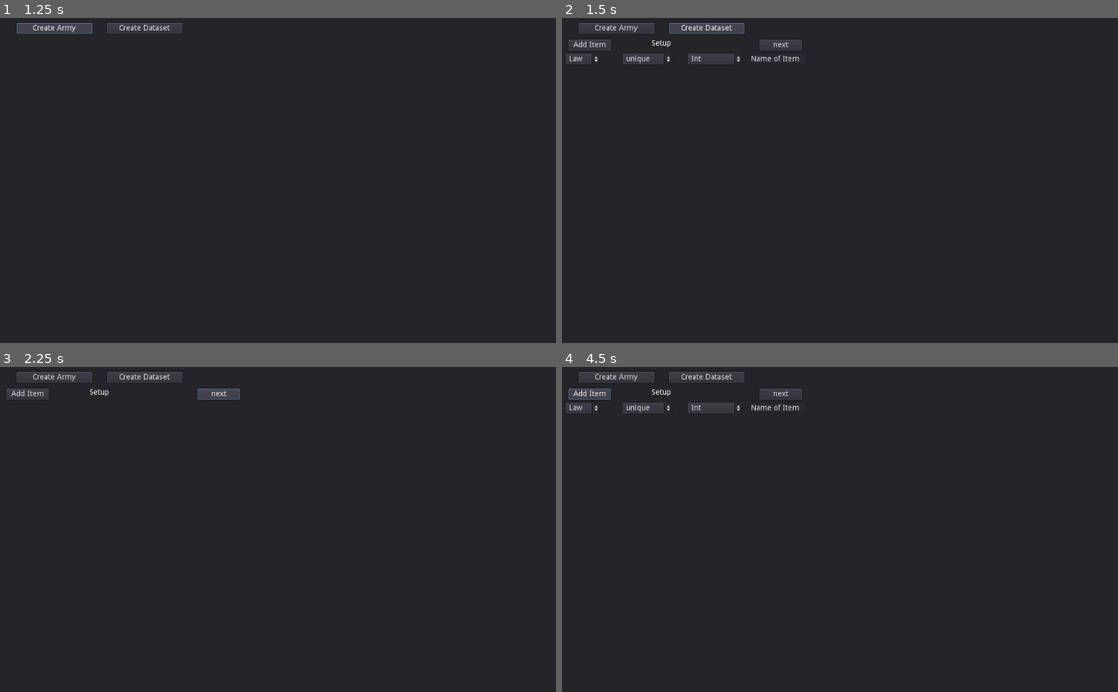
Above: before the commit, frames 1-4 (two rows, left to right).
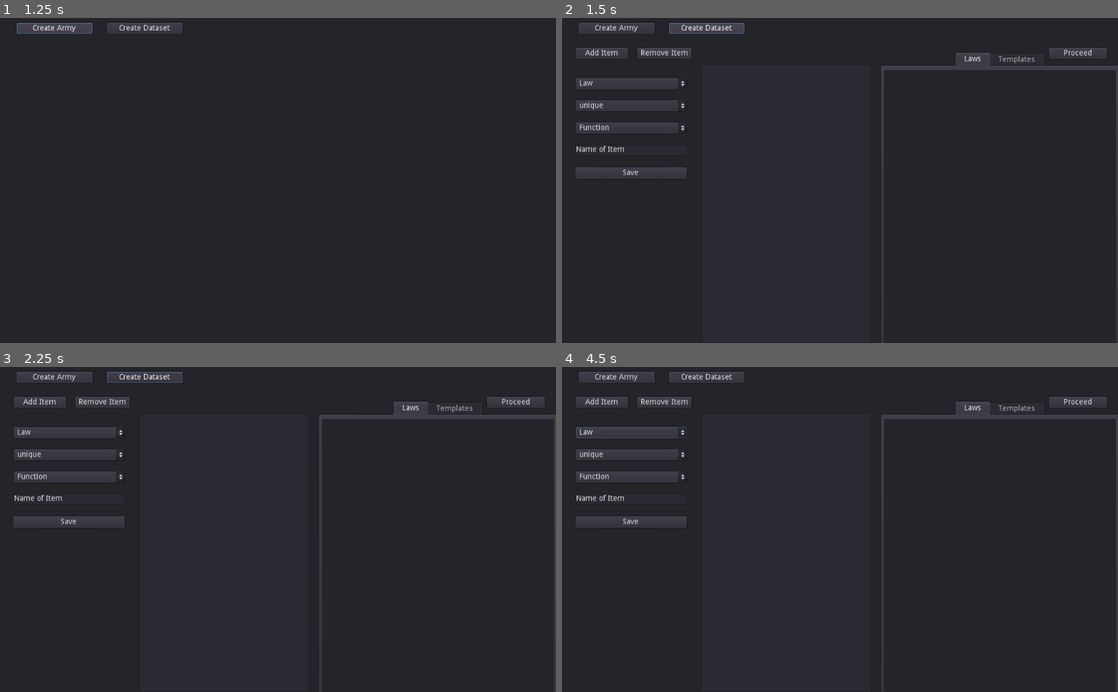
Above: after the commit, the same moments.

Repository: HelplessEskimo/ArmyEditor
Game: Godot game, scene res://mainScene.tscn
The game is run twice, just before and just after one commit, with the same random seed, the same clock (stepped at 60 frames per second) and the same inputs. This scene is started directly instead of the project's main scene.
Inputs (mouse positions are in pixels of both pictures, inside the frame that each line leads up to):
- Up to frame 1 (1.25 s): click "Create Army" at 0.5 s
- Up to frame 2 (1.5 s): click "Create Dataset" at 1.25 s
- Up to frame 3 (2.25 s): click (216, 393) at 2 s, where only the run before the commit has a clickable "next"
- Up to frame 4 (4.5 s): click (778, 393) at 2.75 s, where only the run before the commit has a clickable "next"; click (628, 432) at 3.5 s, where only the run after the commit has a clickable "Law"; click "Add Item" at 4.25 s

Frame 1 is identical in both runs. In frame 2, 4.4% of the frame differs, in the area x 0-100%, y 6-81%; in frame 3, 4.1%; in frame 4, 4.5%.
Error after the commit: Unable to iterate on object of type 'Nil'. (res://createDataset.gd:26)

Commit message:
changed aspect ratio and dataset scene

Diff:
--- a/ArmyEditor/createDataset.tscn
+++ b/ArmyEditor/createDataset.tscn
@@ -73,8 +73,11 @@
 [node name="Tree" type="Tree" parent="ContentWindow"]
 anchor_left = 0.25
 anchor_top = 0.08
-anchor_right = 0.85
+anchor_right = 0.557
 anchor_bottom = 1.0
+margin_top = -0.0160027
+margin_right = -0.368042
+margin_bottom = -0.200012
 
 [node name="AddItem" type="Button" parent="ContentWindow"]
 anchor_left = 0.025
@@ -109,6 +112,29 @@
 margin_bottom = 0.188
 text = "Proceed"
 
+[node name="TabContainer" type="TabContainer" parent="ContentWindow"]
+margin_left = 589.0
+margin_top = 24.0
+margin_right = 1024.0
+margin_bottom = 600.0
+
+[node name="Laws" type="Panel" parent="ContentWindow/TabContainer"]
+anchor_right = 1.0
+anchor_bottom = 1.0
+margin_left = 4.0
+margin_top = 32.0
+margin_right = -4.0
+margin_bottom = -4.0
+
+[node name="Templates" type="Panel" parent="ContentWindow/TabContainer"]
+visible = false
+anchor_right = 1.0
+anchor_bottom = 1.0
+margin_left = 4.0
+margin_top = 32.0
+margin_right = -4.0
+margin_bottom = -4.0
+
 [connection signal="pressed" from="ContentWindow/Panel/Save" to="." method="_on_Save_pressed"]
 [connection signal="item_selected" from="ContentWindow/Tree" to="." method="_on_Tree_item_selected"]
 [connection signal="pressed" from="ContentWindow/AddItem" to="." method="_on_AddItem_pressed"]
--- a/ArmyEditor/mainScene.gd
+++ b/ArmyEditor/mainScene.gd
@@ -1,6 +1,6 @@
 extends Control
 
-onready var dataCreator = preload("res://Control.tscn")
+onready var dataCreator = preload("res://createDataset.tscn")
 # Declare member variables here. Examples:
 # var a = 2
 # var b = "text"
--- a/ArmyEditor/project.godot
+++ b/ArmyEditor/project.godot
@@ -35,6 +35,11 @@
 EZStorage="*res://addons/EZStorage/ezstorage.gd"
 EZCache="*res://addons/EZStorage/ezcache.gd"
 
+[display]
+
+window/size/resizable=false
+window/stretch/aspect="keep"
+
 [editor_plugins]
 
 enabled=PoolStringArray( "res://addons/EZStorage/plugin.cfg", "res://addons/gut/plugin.cfg" )
